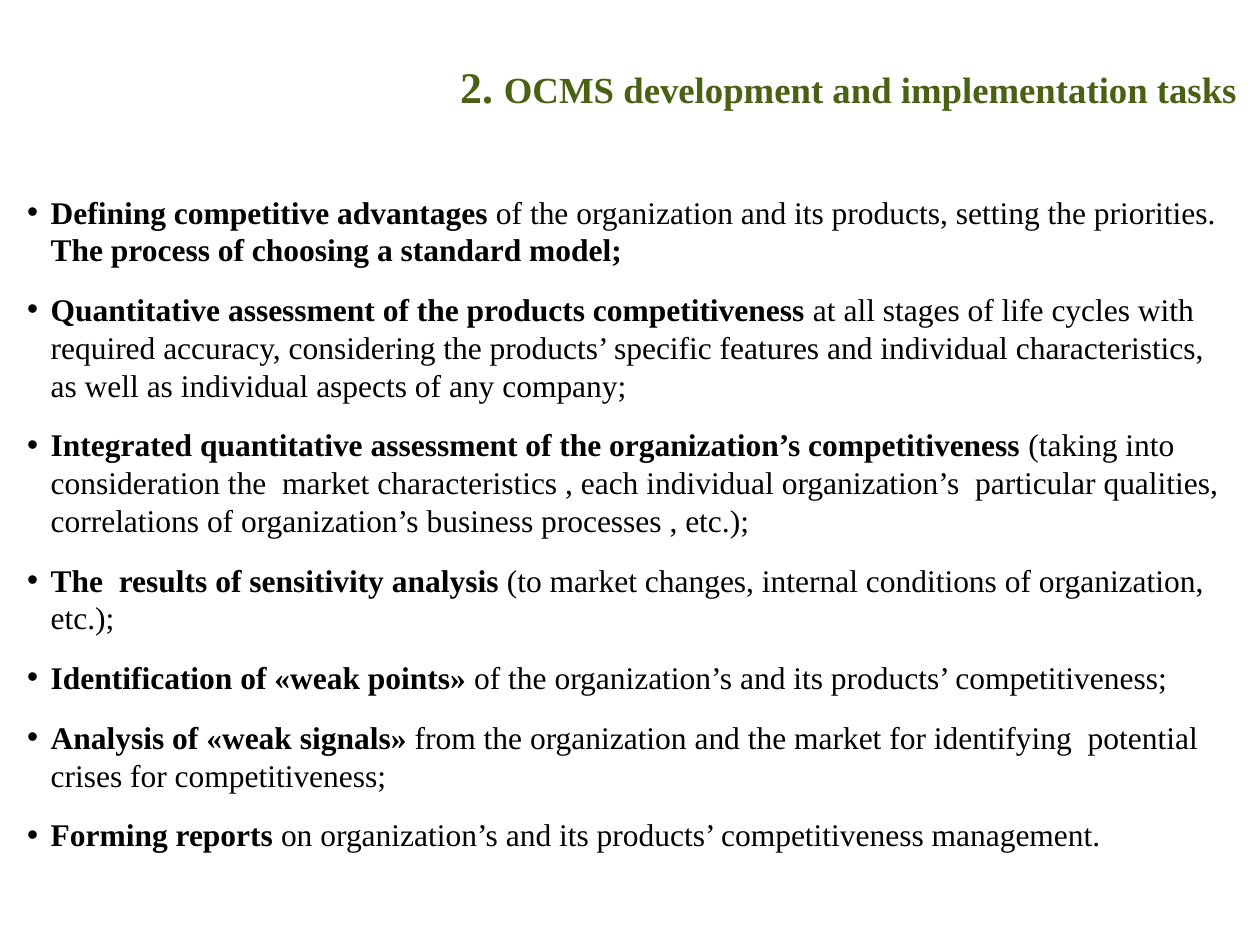
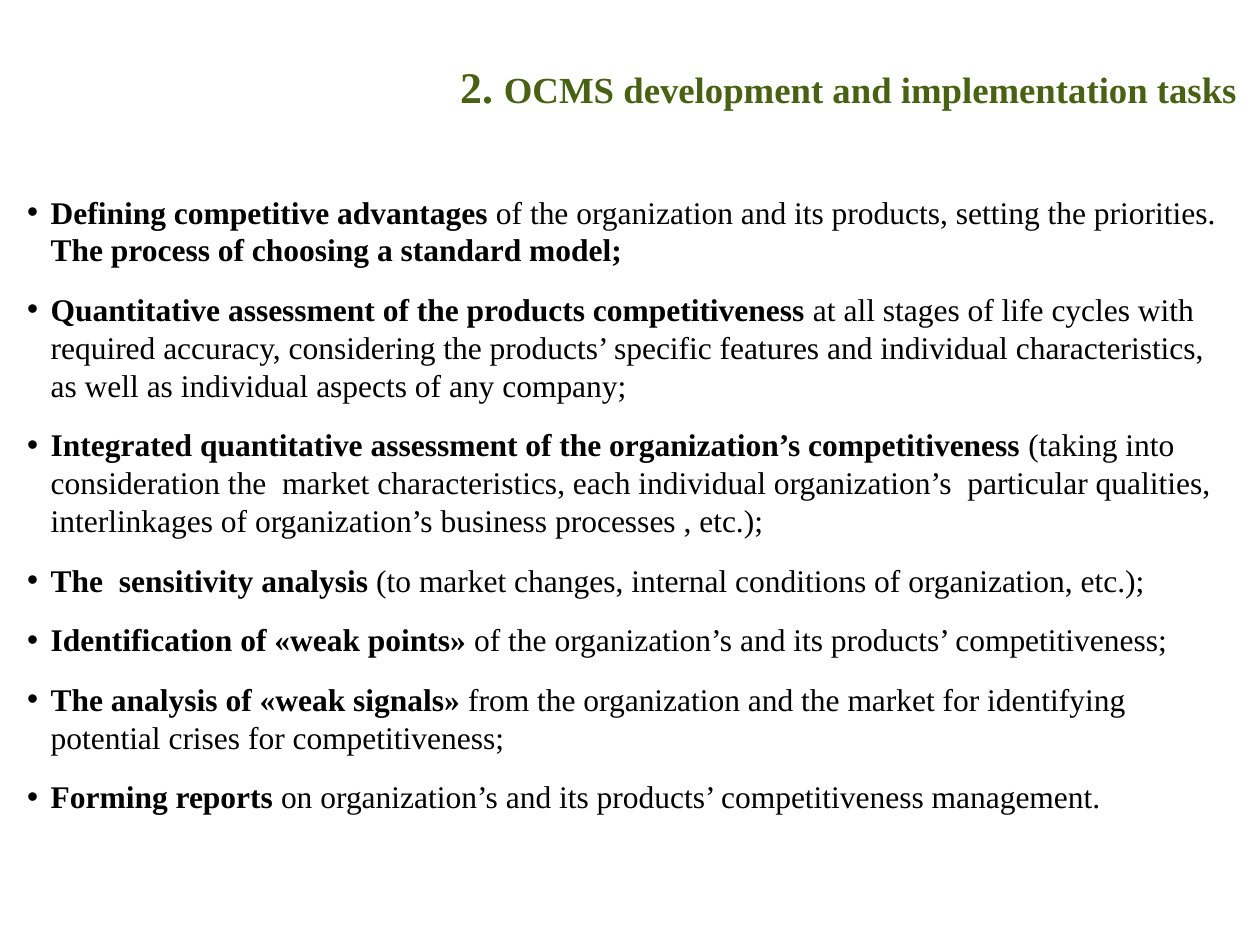
Before and after one commit to ocmsystem/ocmsystem.github.io, a slide deck: slide 4 of files/presentations/Presentation_OCMSystem_ENG.ppt. Drawn at 1260x945 pixels with LibreOffice and Linux fonts; fonts in the diff are those of the drawing; background and template pictures are left out. Boxes give left, top, right and bottom in pixels: in the first picture for what was removed or moved away, otherwise in the second. Text is boxed around its words. In the diff, an @@ line names an element or a change of style, - is before the commit and + after.

```diff
--- a/files/presentations/Presentation_OCMSystem_ENG.ppt
+++ b/files/presentations/Presentation_OCMSystem_ENG.ppt
@@ text at (51, 434, 1210, 598): text changed @@
-• Integrated quantitative assessment of the organization’s competitiveness (taking into consideration the market characteristics , each individual organization’s particular qualities, correlations of organization’s business processes , etc.);
-• The results of sensitivity analysis (to market changes, internal conditions of organization, etc.);
+• Integrated quantitative assessment of the organization’s competitiveness (taking into consideration the market characteristics, each individual organization’s particular qualities, interlinkages of organization’s business processes , etc.);
+• The sensitivity analysis (to market changes, internal conditions of organization, etc.);
@@ text at (51, 689, 1125, 755): text changed @@
-• Analysis of «weak signals» from the organization and the market for identifying potential crises for competitiveness;
+• The analysis of «weak signals» from the organization and the market for identifying potential crises for competitiveness;
```
Also in this commit, not shown: 4 other slides changed, 3 other files.
